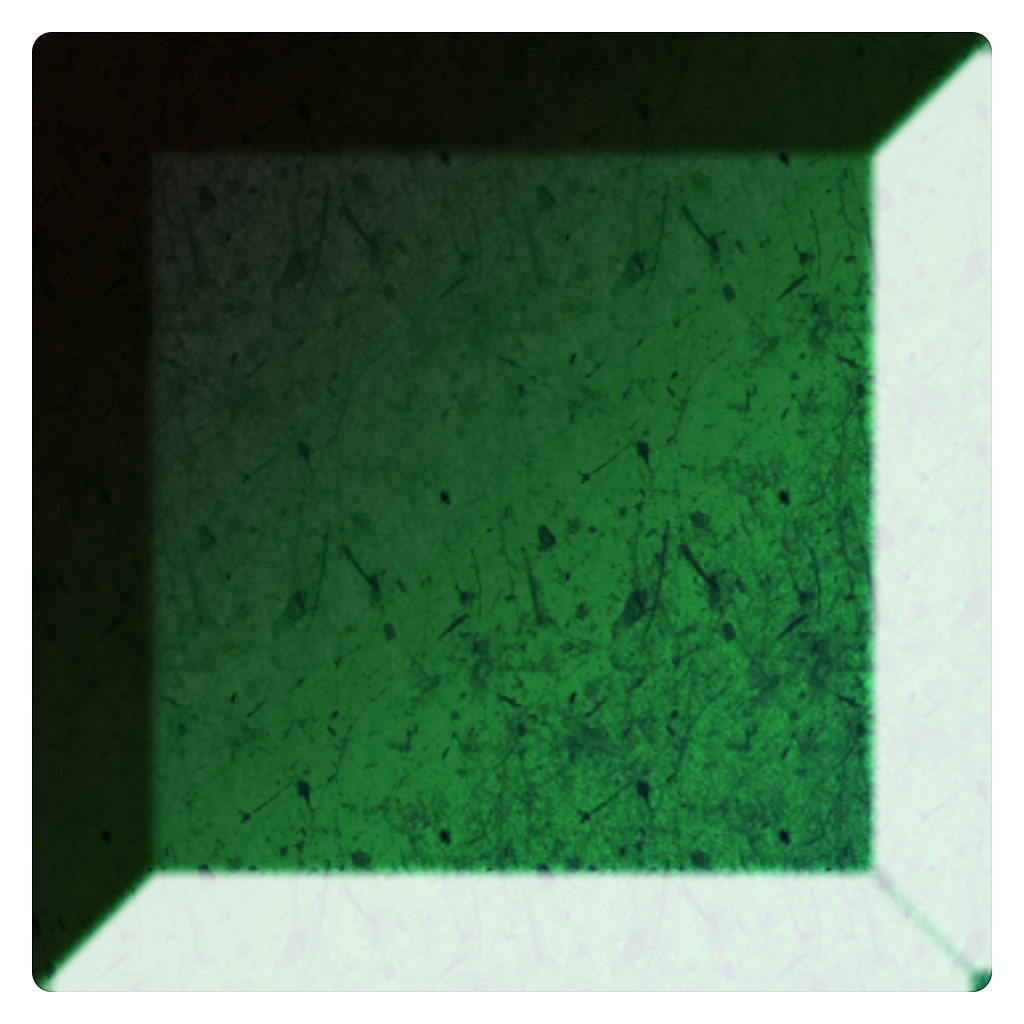
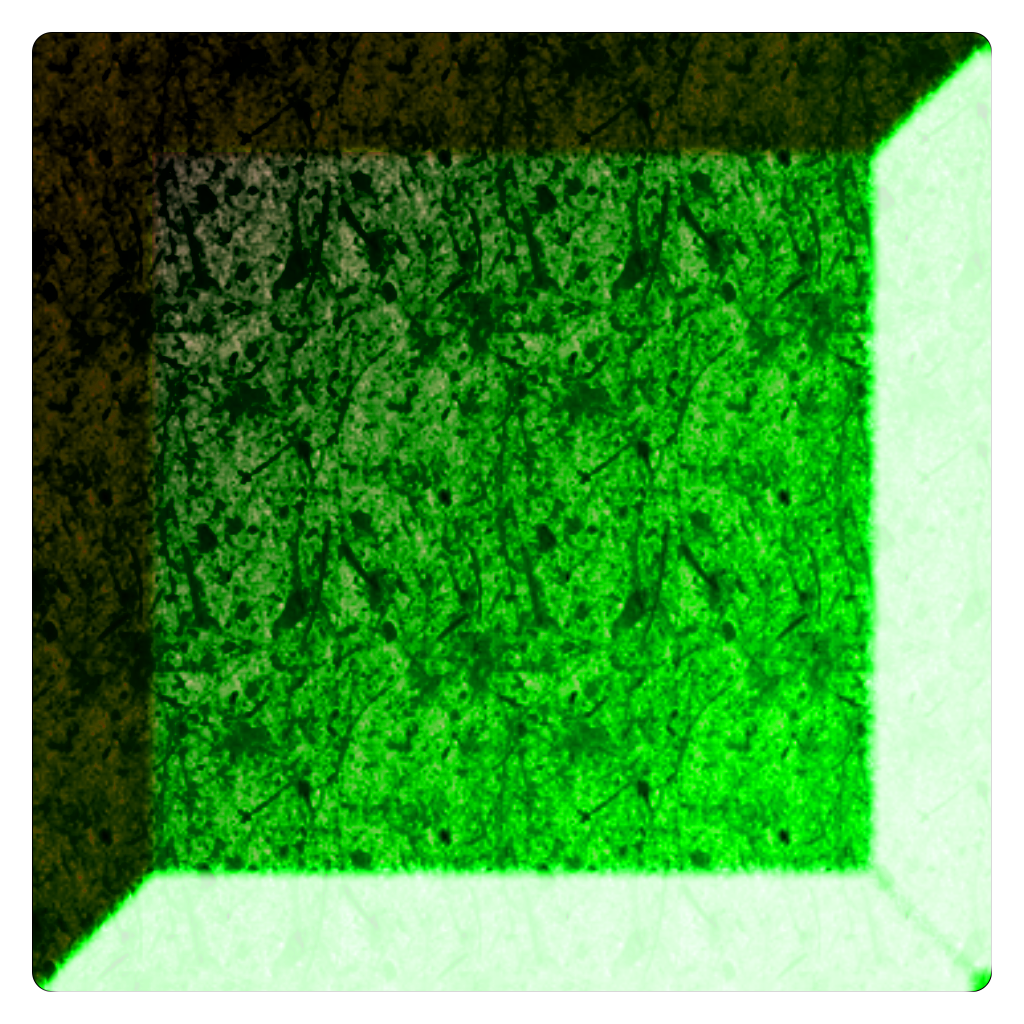
Layer changes from the first 1024 x 1024 image to the second:
added group "Group 1" with 2 layers over [33, 33, 991, 991]
moved "Rounded Rectangle 1" into group "Group 1" over [33, 33, 991, 991]
